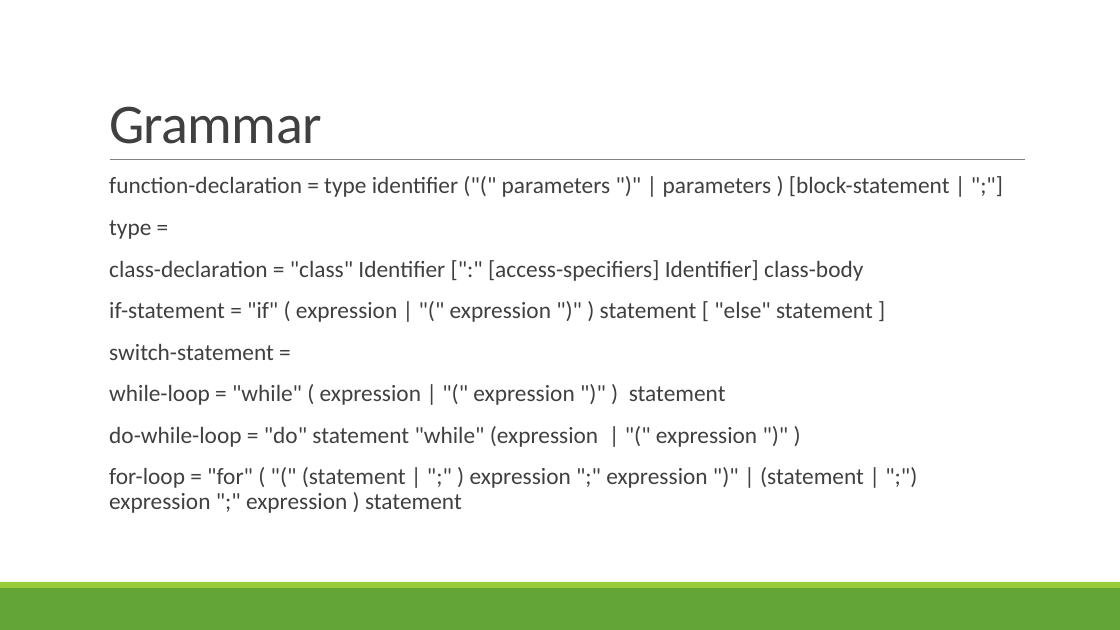
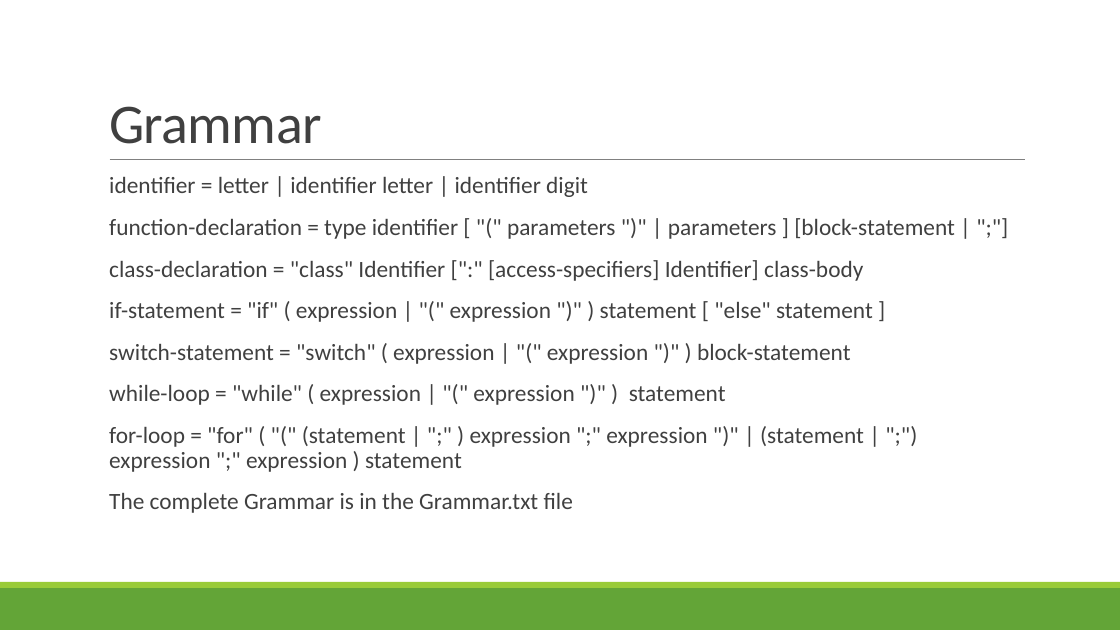
Before and after one commit to flo100500/p-, a slide deck: slide 11 of P++.pptx (slide 10 before the commit). Drawn at 1120x630 pixels with LibreOffice and Linux fonts; fonts in the diff are those of the drawing. Boxes give left, top, right and bottom in pixels: in the first picture for what was removed or moved away, otherwise in the second. Text is boxed around its words. In the diff, an @@ line names an element or a change of style, - is before the commit and + after.

Commit message:
PPT1

```diff
--- a/P++.pptx
+++ b/P++.pptx
@@ text at box(109, 177, 955, 239): text changed @@
-  function-declaration = type identifier ("(" parameters ")" | parameters ) [block-statement | ";"]
-  type =
+  identifier = letter | identifier letter | identifier digit
+  function-declaration = type identifier [ "(" parameters ")" | parameters ] [block-statement | ";"]
@@ text at box(109, 344, 851, 364): text changed @@
-  switch-statement =
+  switch-statement = "switch" ( expression | "(" expression ")" ) block-statement
@@ text at box(109, 426, 757, 447): paragraph removed @@
-  do-while-loop = "do" statement "while" (expression | "(" expression ")" )
@@ text at box(109, 493, 573, 513): paragraph added @@
+  The complete Grammar is in the Grammar.txt file
```
Also in this commit, not shown: 5 other slides changed, 1 slide added.
